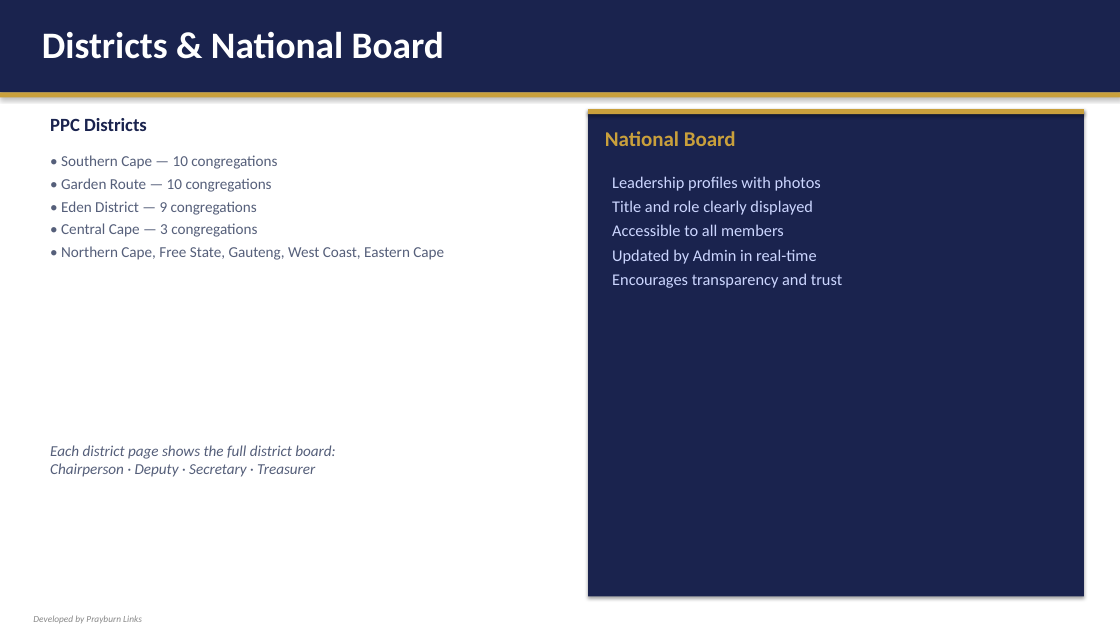
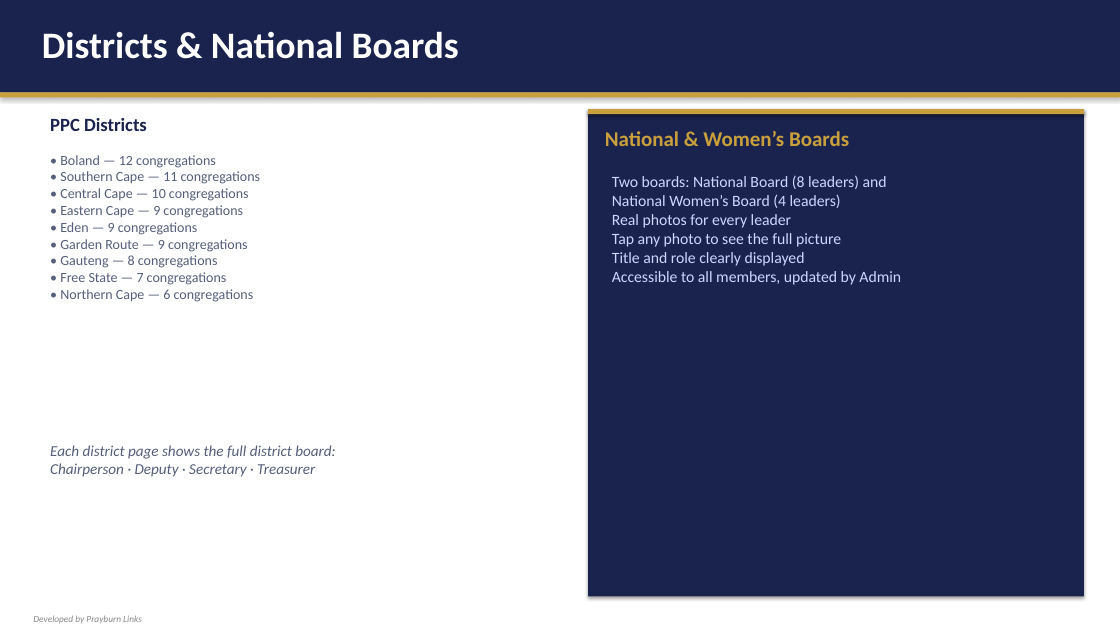
Before and after one commit to prayburnlinks/PPC_National, a slide deck: slide 11 of PPC_National_App_Presentation.pptx (slide 10 before the commit). Drawn at 1120x630 pixels with LibreOffice and Linux fonts; fonts in the diff are those of the drawing. Boxes give left, top, right and bottom in pixels: in the first picture for what was removed or moved away, otherwise in the second. Text is boxed around its words. In the diff, an @@ line names an element or a change of style, - is before the commit and + after.

```diff
--- a/PPC_National_App_Presentation.pptx
+++ b/PPC_National_App_Presentation.pptx
@@ text at <box>42,31,459,59</box>: text changed @@
-Districts & National Board
+Districts & National Boards
@@ text at <box>605,131,849,146</box>: text changed @@
-National Board
+National & Women’s Boards
@@ text at <box>60,155,261,302</box>: text changed; size 13 to 12 pt @@
-• Southern Cape — 10 congregations
-• Garden Route — 10 congregations
-• Eden District — 9 congregations
-• Central Cape — 3 congregations
-• Northern Cape, Free State, Gauteng, West Coast, Eastern Cape
+• Boland — 12 congregations
+• Southern Cape — 11 congregations
+• Central Cape — 10 congregations
+• Eastern Cape — 9 congregations
+• Eden — 9 congregations
+• Garden Route — 9 congregations
+• Gauteng — 8 congregations
+• Free State — 7 congregations
+• Northern Cape — 6 congregations
@@ text at <box>612,175,887,247</box>: text changed; size 14 to 13.5 pt @@
-Leadership profiles with photos
+Two boards: National Board (8 leaders) and
+National Women’s Board (4 leaders)
+Real photos for every leader
+Tap any photo to see the full picture
@@ text at <box>612,252,805,266</box>: size 14 to 13.5 pt in "Title and role clearly displayed"; less space between paragraphs @@
@@ text at <box>612,271,901,285</box>: text changed; size 14 to 13.5 pt @@
-Accessible to all members
-Updated by Admin in real-time
-Encourages transparency and trust
+Accessible to all members, updated by Admin
```
Also in this commit, not shown: 6 other slides changed, 1 slide added, 23 other files.
